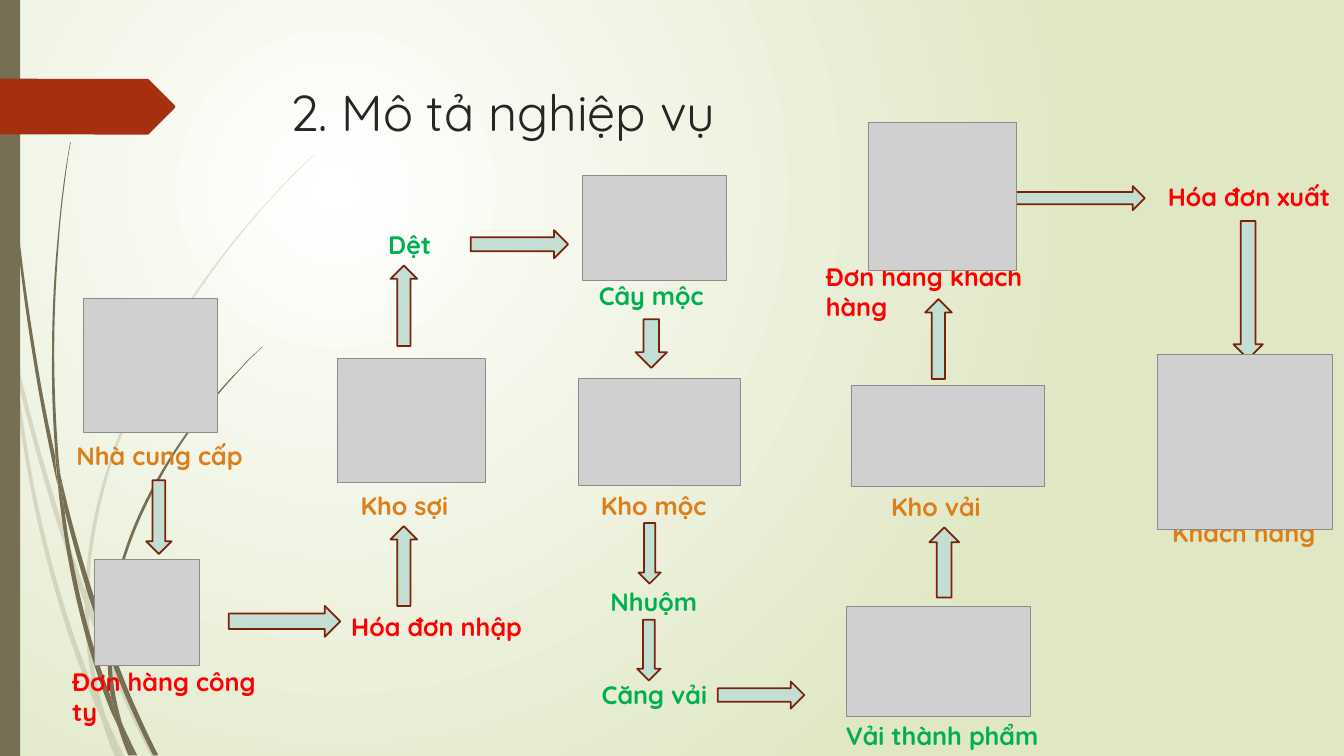
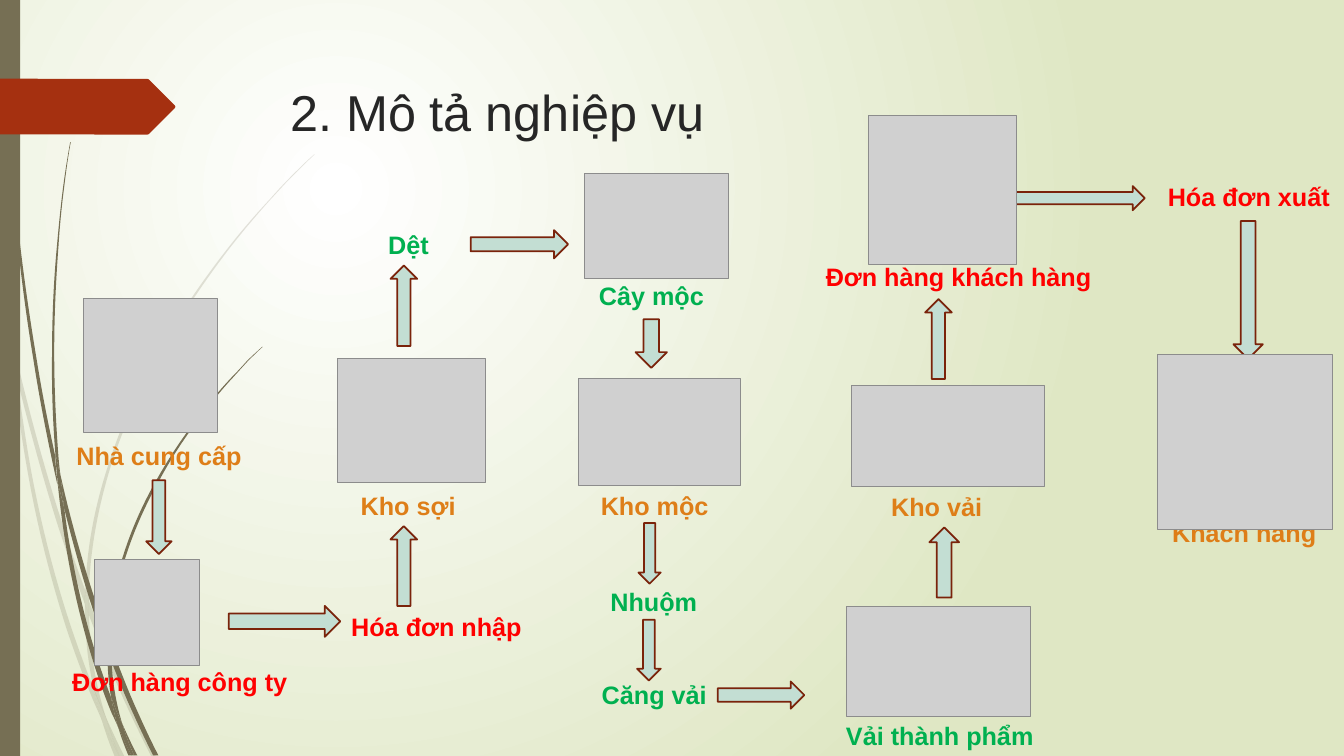
Before and after one commit to doanlecong/LVTN, a slide deck: slide 4 of docs/slide trình cô - bản 1.pptx. Drawn at 1344x756 pixels with LibreOffice and Linux fonts; fonts in the diff are those of the drawing; grey boxes stand for pictures. Boxes give left, top, right and bottom in pixels: in the first picture for what was removed or moved away, otherwise in the second. Text is boxed around its words. In the diff, an @@ line names an element or a change of style, - is before the commit and + after.

```diff
--- a/docs/slide trình cô - bản 1.pptx
+++ b/docs/slide trình cô - bản 1.pptx
@@ picture: place and size @@
-picture at bbox=[868, 123, 1016, 271]
+picture at bbox=[868, 116, 1016, 264]
@@ font Quicksand to Arial in 15 elements at bbox=[290, 93, 704, 141], bbox=[388, 235, 429, 259], bbox=[599, 286, 704, 311], bbox=[601, 496, 709, 520], bbox=[846, 725, 1033, 751], bbox=[76, 444, 241, 470], bbox=[351, 617, 521, 641], bbox=[361, 496, 456, 520], bbox=[610, 592, 697, 616], bbox=[602, 685, 707, 710], bbox=[891, 497, 982, 516], bbox=[1168, 186, 1330, 207], bbox=[1172, 529, 1316, 548], bbox=[72, 671, 287, 697], bbox=[826, 267, 1091, 292] @@
```
Also in this commit, not shown: 8 other slides changed, 3 slides added, 1 slide removed.
